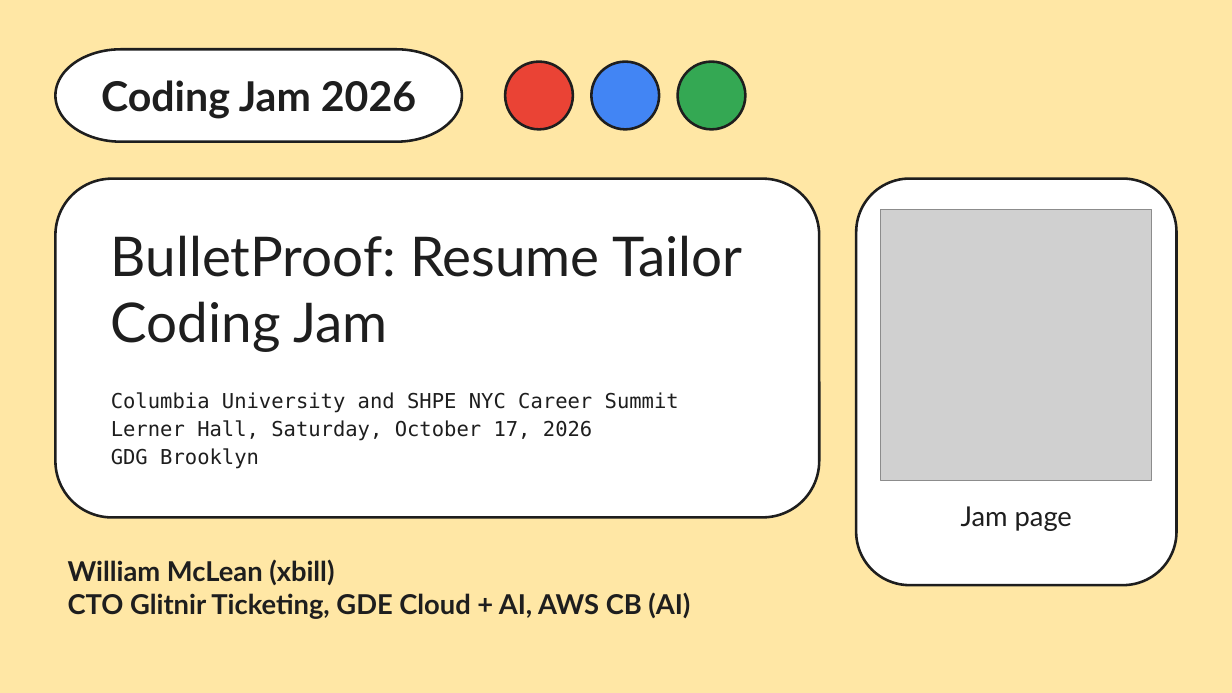
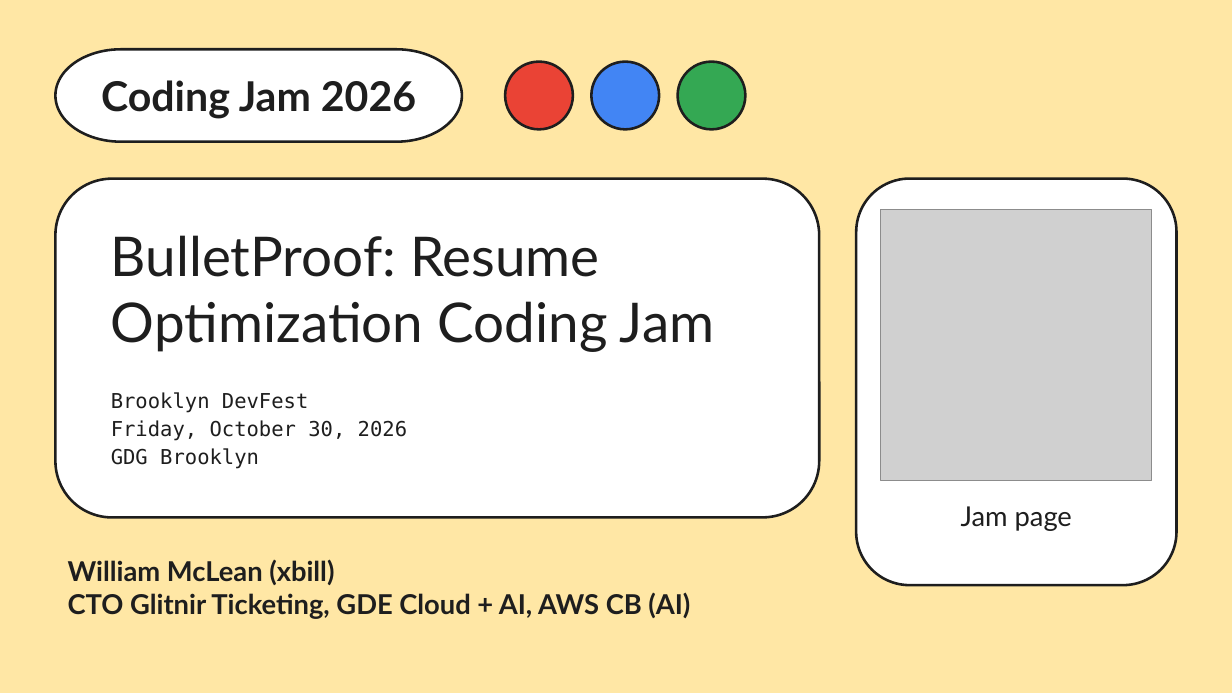
Before and after one commit to xbill9/codejam-claude, a slide deck: slide 1 of slides/code-jam.pptx. Drawn at 1232x693 pixels with LibreOffice and Linux fonts; fonts in the diff are those of the drawing; grey boxes stand for pictures. Boxes give left, top, right and bottom in pixels: in the first picture for what was removed or moved away, otherwise in the second. Text is boxed around its words. In the diff, an @@ line names an element or a change of style, - is before the commit and + after.

```diff
--- a/slides/code-jam.pptx
+++ b/slides/code-jam.pptx
@@ text at [111, 235, 714, 352]: text changed @@
-BulletProof: Resume Tailor Coding Jam
+BulletProof: Resume Optimization Coding Jam
@@ text at [111, 392, 407, 441]: text changed @@
-Columbia University and SHPE NYC Career Summit
-Lerner Hall, Saturday, October 17, 2026
+Brooklyn DevFest
+Friday, October 30, 2026
```
Also in this commit, not shown: 5 other slides changed, 4 slides added, 1 slide removed, 2 other files.
